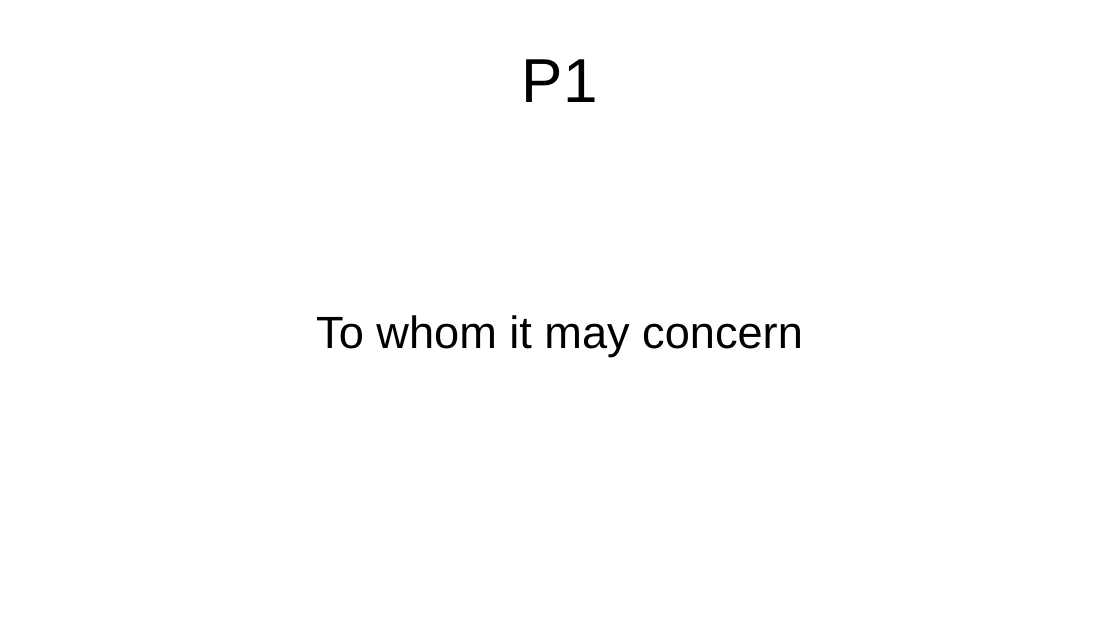
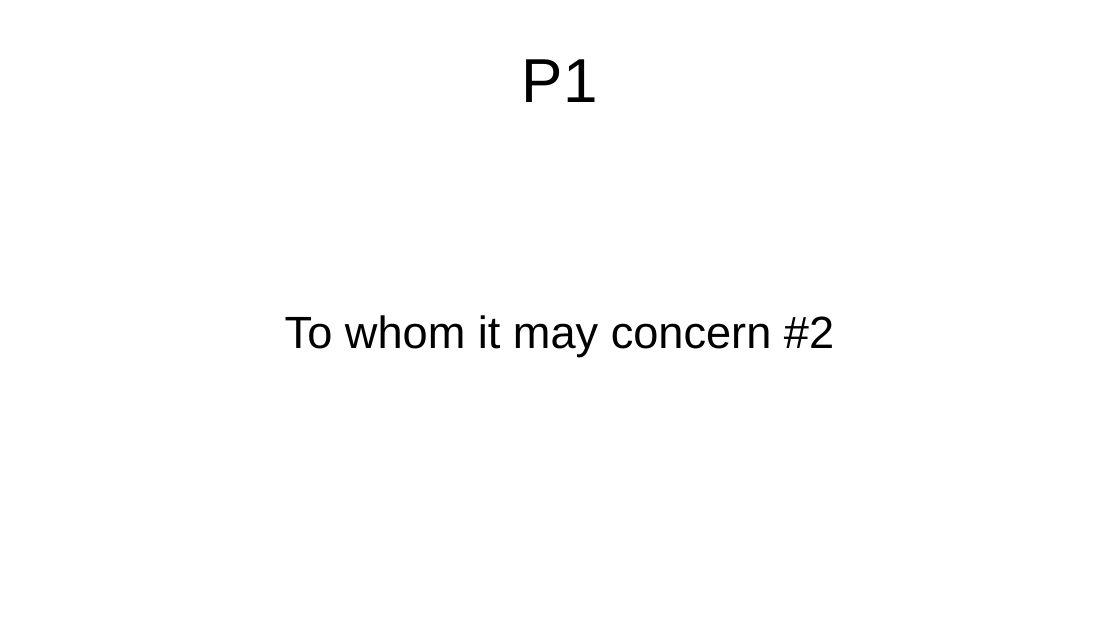
Before and after one commit to aiurovet/xnx, a slide deck: slide 1 of examples/ms_office/inp/sample2.pptx. Drawn at 1120x630 pixels with LibreOffice and Linux fonts; fonts in the diff are those of the drawing. Boxes give left, top, right and bottom in pixels: in the first picture for what was removed or moved away, otherwise in the second. Text is boxed around its words. In the diff, an @@ line names an element or a change of style, - is before the commit and + after.

```diff
--- a/examples/ms_office/inp/sample2.pptx
+++ b/examples/ms_office/inp/sample2.pptx
@@ text at bbox=[285, 315, 834, 356]: text changed @@
-To whom it may concern
+To whom it may concern #2
```
Also in this commit, not shown: 16 other files.
